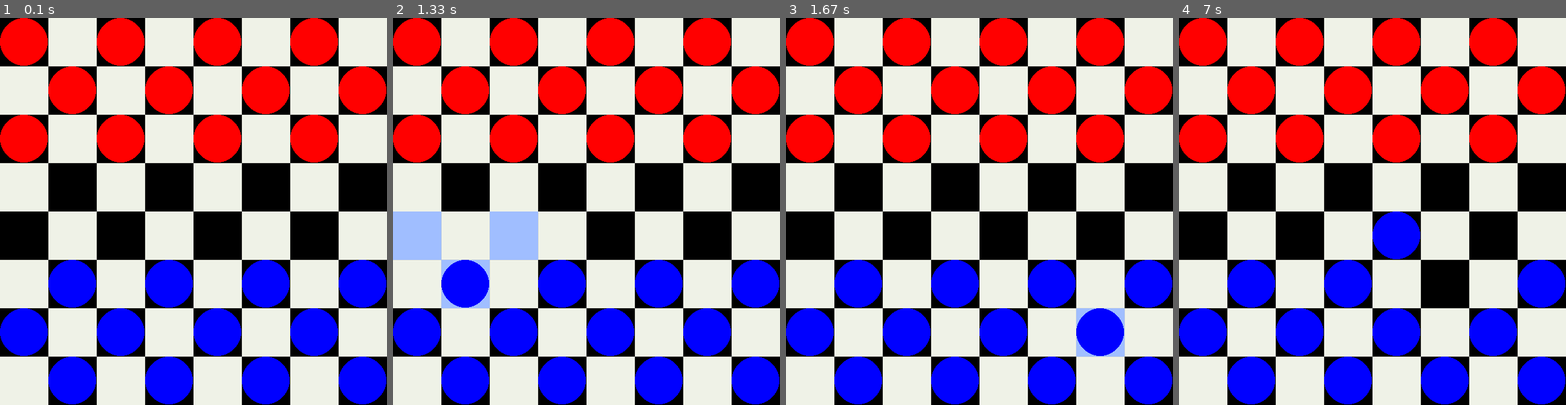
Above: before the commit, frames 1-4 (left to right).
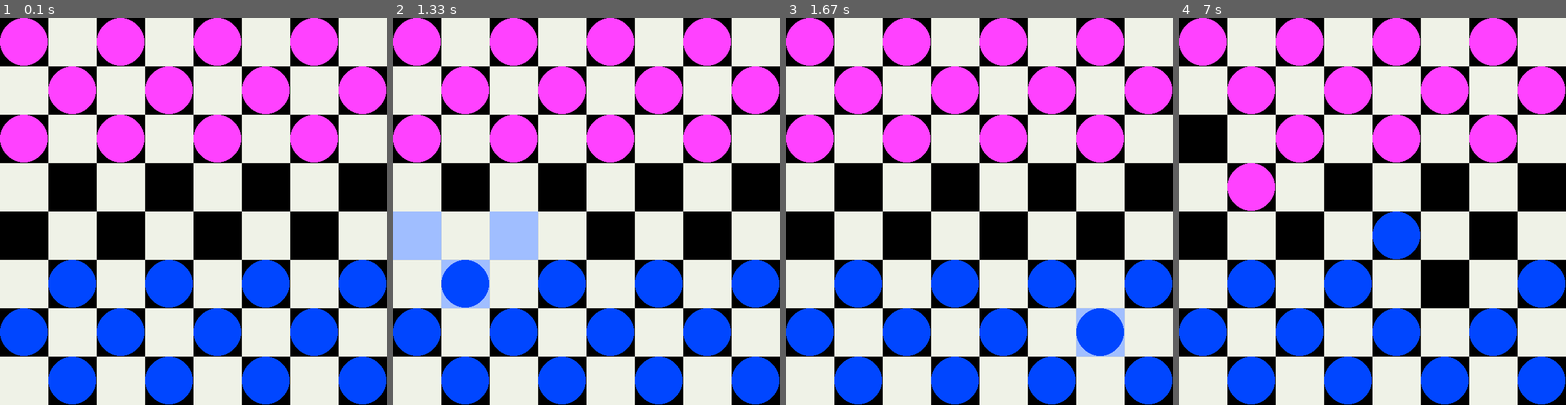
Above: after the commit, the same moments.

Repository: everestwitman/Pygame-Checkers
Game: pygame game, started from checkers.py
The game is run twice, just before and just after one commit, with the same random seed, the same clock (stepped at 60 frames per second) and the same inputs. The source before the commit is Python 2; it was converted automatically to run under Python 3.
Inputs (mouse positions are in pixels of both pictures, inside the frame that each line leads up to):
- Up to frame 1 (0.1 s): no input
- Up to frame 2 (1.33 s): click (586, 211) at 0.38 s; click (454, 304) at 1.28 s
- Up to frame 3 (1.67 s): click (1122, 343) at 1.62 s
- Up to frame 4 (7 s): click (1426, 261) at 2.72 s; click (1233, 304) at 3.05 s; click (1341, 288) at 3.38 s; click (1426, 269) at 6.52 s; click (1387, 246) at 6.85 s

The runs differ from the first frame. In frame 1, 28% of the frame differs, in the area x 0-100%, y 0-100%; in frame 2, 28%; in frame 3, 28%; in frame 4, 30%.

Commit message:
big update
AI functional, but bad eval func

Diff:
--- a/checkers.py
+++ b/checkers.py
@@ -1,51 +1,15 @@
-"""
-checkers.py
-
-A simple checkers engine written in Python with the pygame 1.9.1 libraries.
-
-Here are the rules I am using: http://boardgames.about.com/cs/checkersdraughts/ht/play_checkers.htm
-
-I adapted some code from checkers.py found at
-http://itgirl.dreamhosters.com/itgirlgames/games/Program%20Leaders/ClareR/Checkers/checkers.py starting on line 159 of my program.
-
-This is the final version of my checkers project for Programming Workshop at Marlboro College. The entire thing has been rafactored and made almost completely object oriented.
-
-Funcitonalities include:
-
-- Having the pieces and board drawn to the screen
-
-- The ability to move pieces by clicking on the piece you want to move, then clicking on the square you would
-  like to move to. You can change you mind about the piece you would like to move, just click on a new piece of yours.
-
-- Knowledge of what moves are legal. When moving pieces, you'll be limited to legal moves.
-
-- Capturing
-
-- DOUBLE capturing etc.
-
-- Legal move and captive piece highlighting
-
-- Turn changes
-
-- Automatic kinging and the ability for them to move backwords
-
-- Automatic check for and end game.
-
-- A silky smoooth 60 FPS!
-
-Everest Witman - May 2014 - Marlboro College - Programming Workshop
-"""
-
+import copy
 import pygame, sys
 from pygame.locals import *
+import numpy as np
 
 pygame.font.init()
 
 ##COLORS##
 #             R    G    B
 WHITE    = (255, 255, 255)
-BLUE     = (  0,   0, 255)
-RED      = (255,   0,   0)
+BLUE     = (  0,  70, 255)
+RED      = (255,  65, 255)
 BLACK    = (  0,   0,   0)
 GOLD     = (255, 215,   0)
 HIGH     = (160, 190, 255)
@@ -56,6 +20,112 @@
 SOUTHWEST = "southwest"
 SOUTHEAST = "southeast"
 
+"""
+
+Edits throughout the code:
+	Changed tuple syntax to work with python 3
+	Added must-capture rule
+	Added alpha-beta game play AI agent adapted from AIMA code https://github.com/aimacode
+
+Author: William Ament
+"""
+
+class Agent:
+	def __init__(self, game, state):
+		self.game = game
+		self.state = state
+
+	def alpha_beta_cutoff_search(self, state, game, d=4, cutoff_test=None, eval_fn=None):
+		"""Search game to determine best action; use alpha-beta pruning.
+    	This version cuts off search and uses an evaluation function."""
+
+		player = game.to_move()
+
+    	# Functions used by alpha_beta
+		def max_value(state, alpha, beta, depth):
+			if cutoff_test(depth):
+				return eval_fn(state)
+			v = -np.inf
+			for a in game.actions(state):
+				v = max(v, min_value(game.result(state, a), alpha, beta, depth + 1))
+				if v >= beta:
+					return v
+				alpha = max(alpha, v)
+			return v
+		def min_value(state, alpha, beta, depth):
+			if cutoff_test(depth):
+				return eval_fn(state)
+			v = np.inf
+			for a in game.actions(state):
+				v = min(v, max_value(game.result(state, a), alpha, beta, depth + 1))
+				if v <= alpha:
+					return v
+				beta = min(beta, v)
+				return v
+
+    	# Body of alpha_beta_cutoff_search starts here:
+    	# The default test cuts off at depth d or at a terminal state
+		cutoff_test = (cutoff_test or (lambda depth: depth > d or game.check_for_endgame()))
+		eval_fn = eval_fn or (lambda state: game.utility(state, player))
+		best_score = -np.inf
+		beta = np.inf
+		best_action = None
+		for a in game.actions(state):
+			v = min_value(game.result(state, a), best_score, beta, 1)
+			if v > best_score:
+				best_score = v
+				best_action = a
+			return best_action
+
+
+	def update_state(self, state):
+		self.state = state
+
+
+
+
+
+
+
+"""
+-----------------ORIGINAL COMMENTS ---------------
+checkers.py
+
+A simple checkers engine written in Python with the pygame 1.9.1 libraries.
+
+Here are the rules I am using: http://boardgames.about.com/cs/checkersdraughts/ht/play_checkers.htm
+
+I adapted some code from checkers.py found at
+http://itgirl.dreamhosters.com/itgirlgames/games/Program%20Leaders/ClareR/Checkers/checkers.py starting on line 159 of my program.
+
+This is the final version of my checkers project for Programming Workshop at Marlboro College. The entire thing has been rafactored and made almost completely object oriented.
+
+Funcitonalities include:
+
+- Having the pieces and board drawn to the screen
+
+- The ability to move pieces by clicking on the piece you want to move, then clicking on the square you would
+  like to move to. You can change you mind about the piece you would like to move, just click on a new piece of yours.
+
+- Knowledge of what moves are legal. When moving pieces, you'll be limited to legal moves.
+
+- Capturing
+
+- DOUBLE capturing etc.
+
+- Legal move and captive piece highlighting
+
+- Turn changes
+
+- Automatic kinging and the ability for them to move backwords
+
+- Automatic check for and end game.
+
+- A silky smoooth 60 FPS!
+
+Everest Witman - May 2014 - Marlboro College - Programming Workshop
+"""
+
 class Game:
 	"""
 	The main game control.
@@ -67,8 +137,11 @@
 
 		self.turn = BLUE
 		self.selected_piece = None # a board location.
+		self.peices = self.board.legal_pieces(self.turn) # a list of possible peices to move, used to enforce jumping rules
 		self.hop = False
 		self.selected_legal_moves = []
+
+		self.agent = Agent(self, self.board)
 
 	def setup(self):
 		"""Draws the window and board at the beginning of the game"""
@@ -79,9 +152,28 @@
 		The event loop. This is where events are triggered
 		(like a mouse click) and then effect the game state.
 		"""
+
+		#user plays with this code
 		self.mouse_pos = self.graphics.board_coords(pygame.mouse.get_pos()) # what square is the mouse in?
-		if self.selected_piece != None:
+
+		#only allow legal moves, restricted by "must-jump" rule
+		if self.selected_piece != None and self.selected_piece in self.peices:
 			self.selected_legal_moves = self.board.legal_moves(self.selected_piece, self.hop)
+
+		if self.turn == RED:
+			self.agent.update_state(self.board)
+			move = self.agent.alpha_beta_cutoff_search(self.board, self, 4, None, self.eval2)
+			self.board.move_piece(move[0], move[1])
+
+			if move[1] not in self.board.adjacent(move[0]):
+				self.hop = True
+				self.board.remove_piece((int(move[0][0] + (move[1][0] - move[0][0]) / 2), int(move[0][1] + (move[1][1] - move[0][1]) / 2)))
+				if self.board.legal_moves(move[1], self.hop) == []:
+					self.end_turn()
+					return
+			if not self.hop:
+				self.end_turn()
+				return
 
 		for event in pygame.event.get():
 
@@ -89,33 +181,36 @@
 				self.terminate_game()
 
 			if event.type == MOUSEBUTTONDOWN:
+
+				#jumping
 				if self.hop == False:
+					#ensure the selected piece is in the set of legal peices
 					if self.board.location(self.mouse_pos).occupant != None and self.board.location(self.mouse_pos).occupant.color == self.turn:
 						self.selected_piece = self.mouse_pos
 
-					elif self.selected_piece != None and self.mouse_pos in self.board.legal_moves(self.selected_piece):
+					elif self.selected_piece != None and self.mouse_pos in self.board.legal_moves(self.selected_piece) and self.selected_piece in self.peices:
 
 						self.board.move_piece(self.selected_piece, self.mouse_pos)
 
 						if self.mouse_pos not in self.board.adjacent(self.selected_piece):
-							self.board.remove_piece((self.selected_piece[0] + (self.mouse_pos[0] - self.selected_piece[0]) / 2, self.selected_piece[1] + (self.mouse_pos[1] - self.selected_piece[1]) / 2))
+							self.board.remove_piece((int(self.selected_piece[0] + (self.mouse_pos[0] - self.selected_piece[0]) / 2), int(self.selected_piece[1] + (self.mouse_pos[1] - self.selected_piece[1]) / 2)))
 
 							self.hop = True
+							self.peices = self.board.legal_pieces(self.turn)
 							self.selected_piece = self.mouse_pos
 
 						else:
 							self.end_turn()
 
+				#double jumping
 				if self.hop == True:
+
 					if self.selected_piece != None and self.mouse_pos in self.board.legal_moves(self.selected_piece, self.hop):
 						self.board.move_piece(self.selected_piece, self.mouse_pos)
-						self.board.remove_piece((self.selected_piece[0] + (self.mouse_pos[0] - self.selected_piece[0]) / 2, self.selected_piece[1] + (self.mouse_pos[1] - self.selected_piece[1]) / 2))
-
-					if self.board.legal_moves(self.mouse_pos, self.hop) == []:
+						self.board.remove_piece((int(self.selected_piece[0] + (self.mouse_pos[0] - self.selected_piece[0]) / 2), int(self.selected_piece[1] + (self.mouse_pos[1] - self.selected_piece[1]) / 2)))
+
+					if self.board.legal_moves(self.selected_piece, self.hop) == []:
 							self.end_turn()
-
-					else:
-						self.selected_piece = self.mouse_pos
 
 
 	def update(self):
@@ -138,12 +233,16 @@
 	def end_turn(self):
 		"""
 		End the turn. Switches the current player.
-		end_turn() also checks for and game and resets a lot of class attributes.
+		end_turn() also checks for end game and resets a lot of class attributes.
 		"""
 		if self.turn == BLUE:
 			self.turn = RED
+			print("Blue turn ended")
+			self.peices = self.board.legal_pieces(self.turn)
 		else:
 			self.turn = BLUE
+			print("Pink turn ended")
+			self.peices = self.board.legal_pieces(self.turn)
 
 		self.selected_piece = None
 		self.selected_legal_moves = []
@@ -159,14 +258,133 @@
 		"""
 		Checks to see if a player has run out of moves or pieces. If so, then return True. Else return False.
 		"""
-		for x in xrange(8):
-			for y in xrange(8):
+		for x in range(8):
+			for y in range(8):
 				if self.board.location((x,y)).color == BLACK and self.board.location((x,y)).occupant != None and self.board.location((x,y)).occupant.color == self.turn:
 					if self.board.legal_moves((x,y)) != []:
 						return False
 
 		return True
 
+	#added by William Ament
+	#returns current turn
+	def to_move(self):
+		return self.turn
+
+	def actions(self, state):
+		legal_pieces = state.legal_pieces(self.turn)
+		all_legal_moves = []
+		for piece in legal_pieces:
+			legal_moves = state.legal_moves(piece)
+			for move in legal_moves:
+				all_legal_moves.append((piece, move))
+		return all_legal_moves
+
+	def result(self, state, move):
+		if move not in self.actions(state):
+			return state
+
+		board = copy.deepcopy(state)
+		#adapted from event_loop
+
+		board.move_piece(move[0], move[1])
+		if move[1] not in board.adjacent(move[0]):
+			board.remove_piece((int(move[0][0] + (move[1][0] - move[0][0]) / 2), int(move[0][1] + (move[1][1] - move[0][1]) / 2)))
+		return board
+
+	def eval(self, state):
+		#agent is red
+		#count of checkers
+		numBlue = 0
+		numRed = 0
+		numWT = 1.0
+		#count of kings
+		numBlueKings = 0
+		numRedKings = 0
+		kingWT = 1.0
+		#sum of distance from opposite side
+		blueDist = 0
+		redDist = 0
+		distWT = 1.0
+
+		for x in range(8):
+			for y in range(8):
+				space = state.location((x,y)).occupant
+				if space != None and space.color == BLUE:
+					if space.king:
+						numBlueKings +=1
+					numBlue +=1
+					blueDist += y
+				elif space != None and space.color == RED:
+					if space.king:
+						numRedKings +=1
+					numRed +=1
+					redDist += (7-y)
+
+		return numWT*(numRed - numBlue) + kingWT*(numRedKings - numBlueKings) + distWT*(redDist - blueDist)
+
+	def eval2(self, state):
+		#agent is red
+		#count of checkers
+		numBlue = 0
+		numRed = 0
+		numWT = 1.0
+		#count of kings
+		numBlueKings = 0
+		numRedKings = 0
+		kingWT = 1.0
+		#sum of distance from opposite side
+		blueDist = 0
+		redDist = 0
+		distWT = 1.0
+		#count of pieces on the back row
+		blueBack = 0
+		redBack = 0
+		backWT = 1.0
+		#count of pieces that are protected from being jumped
+		blueProtec = 0
+		redProtec = 0
+		protecWT = 1.0
+
+
+		for x in range(8):
+			for y in range(8):
+				space = state.location((x,y)).occupant
+				if space != None and space.color == BLUE:
+					if space.king:
+						numBlueKings +=1
+					numBlue +=1
+					blueDist += y
+					if y == 7:
+						blueBack +=1
+						blueProtec +=1
+					if y < 7:
+						if x == 0 or x == 7:
+							blueProtec +=1
+						else:
+							if (x-1) >= 0 and (x+1) < 8 and (y+1) < 8:
+								if (state.location((x-1,y+1)).occupant != None and (state.location((x-1,y+1)).occupant.color == BLUE or state.location((x-1,y+1)).occupant.king)) and (state.location((x+1,y+1)).occupant != None and (state.location((x+1,y+1)).occupant.color == BLUE or state.location((x+1, y+1)).occupant.king)):
+									blueProtec +=1
+
+				elif space != None and space.color == RED:
+					if space.king:
+						numRedKings +=1
+					numRed +=1
+					redDist += (7-y)
+					if y == 0:
+						redBack +=1
+						redProtec +=1
+					if y > 0:
+						if x == 0 or x == 7:
+							redProtec +=1
+						else:
+							if (x-1) >= 0 and (x+1) < 8 and (y+1) < 8:
+								if (state.location((x-1,y+1)).occupant != None and (state.location((x-1,y+1)).occupant.color == RED or state.location((x-1,y+1)).occupant.king)) and (state.location((x+1,y+1)).occupant != None and (state.location((x+1,y+1)).occupant.color == RED or state.location((x+1, y+1)).occupant.king)):
+									redProtec +=1
+
+		return numWT*(numRed - numBlue) + kingWT*(numRedKings - numBlueKings) + distWT*(redDist - blueDist) + backWT*(redBack - blueBack) + protecWT*(redProtec - blueProtec)
+
+
 class Graphics:
 	def __init__(self):
 		self.caption = "Checkers"
@@ -209,21 +427,21 @@
 		"""
 		Takes a board object and draws all of its squares to the display
 		"""
-		for x in xrange(8):
-			for y in xrange(8):
+		for x in range(8):
+			for y in range(8):
 				pygame.draw.rect(self.screen, board[x][y].color, (x * self.square_size, y * self.square_size, self.square_size, self.square_size), )
 
 	def draw_board_pieces(self, board):
 		"""
 		Takes a board object and draws all of its pieces to the display
 		"""
-		for x in xrange(8):
-			for y in xrange(8):
+		for x in range(8):
+			for y in range(8):
 				if board.matrix[x][y].occupant != None:
 					pygame.draw.circle(self.screen, board.matrix[x][y].occupant.color, self.pixel_coords((x,y)), self.piece_size)
 
 					if board.location((x,y)).occupant.king == True:
-						pygame.draw.circle(self.screen, GOLD, self.pixel_coords((x,y)), int (self.piece_size / 1.7), self.piece_size / 4)
+						pygame.draw.circle(self.screen, GOLD, self.pixel_coords((int(x),int(y))), int(self.piece_size / 1.7), int(self.piece_size / 4))
 
 
 	def pixel_coords(self, board_coords):
@@ -231,13 +449,13 @@
 		Takes in a tuple of board coordinates (x,y)
 		and returns the pixel coordinates of the center of the square at that location.
 		"""
-		return (board_coords[0] * self.square_size + self.piece_size, board_coords[1] * self.square_size + self.piece_size)
-
-	def board_coords(self, (pixel_x, pixel_y)):
+		return (int(board_coords[0] * self.square_size + self.piece_size), int(board_coords[1] * self.square_size + self.piece_size))
+
+	def board_coords(self, pixel):
 		"""
 		Does the reverse of pixel_coords(). Takes in a tuple of of pixel coordinates and returns what square they are in.
 		"""
-		return (pixel_x / self.square_size, pixel_y / self.square_size)
+		return (int(pixel[0] / self.square_size), int(pixel[1] / self.square_size))
 
 	def highlight_squares(self, squares, origin):
 		"""
@@ -271,12 +489,12 @@
 
 		# initialize squares and place them in matrix
 
-		matrix = [[None] * 8 for i in xrange(8)]
+		matrix = [[None] * 8 for i in range(8)]
 
 		# The following code block has been adapted from
 		# http://itgirl.dreamhosters.com/itgirlgames/games/Program%20Leaders/ClareR/Checkers/checkers.py
-		for x in xrange(8):
-			for y in xrange(8):
+		for x in range(8):
+			for y in range(8):
 				if (x % 2 != 0) and (y % 2 == 0):
 					matrix[y][x] = Square(WHITE)
 				elif (x % 2 != 0) and (y % 2 != 0):
@@ -288,11 +506,11 @@
 
 		# initialize the pieces and put them in the appropriate squares
 
-		for x in xrange(8):
-			for y in xrange(3):
+		for x in range(8):
+			for y in range(3):
 				if matrix[x][y].color == BLACK:
 					matrix[x][y].occupant = Piece(RED)
-			for y in xrange(5, 8):
+			for y in range(5, 8):
 				if matrix[x][y].color == BLACK:
 					matrix[x][y].occupant = Piece(BLUE)
 
@@ -305,8 +523,8 @@
 
 		board_string = [[None] * 8] * 8
 
-		for x in xrange(8):
-			for y in xrange(8):
+		for x in range(8):
+			for y in range(8):
 				if board[x][y].color == WHITE:
 					board_string[x][y] = "WHITE"
 				else:
@@ -315,7 +533,7 @@
 
 		return board_string
 
-	def rel(self, dir, (x,y)):
+	def rel(self, dir, loc):
 		"""
 		Returns the coordinates one square in a different direction to (x,y).
 
@@ -336,61 +554,64 @@
 		(1,6)
 		"""
 		if dir == NORTHWEST:
-			return (x - 1, y - 1)
+			return (loc[0] - 1, loc[1] - 1)
 		elif dir == NORTHEAST:
-			return (x + 1, y - 1)
+			return (loc[0] + 1, loc[1] - 1)
 		elif dir == SOUTHWEST:
-			return (x - 1, y + 1)
+			return (loc[0] - 1, loc[1] + 1)
 		elif dir == SOUTHEAST:
-			return (x + 1, y + 1)
+			return (loc[0] + 1, loc[1] + 1)
 		else:
 			return 0
 
-	def adjacent(self, (x,y)):
-		"""
-		Returns a list of squares locations that are adjacent (on a diagonal) to (x,y).
-		"""
-
-		return [self.rel(NORTHWEST, (x,y)), self.rel(NORTHEAST, (x,y)),self.rel(SOUTHWEST, (x,y)),self.rel(SOUTHEAST, (x,y))]
-
-	def location(self, (x,y)):
-		"""
-		Takes a set of coordinates as arguments and returns self.matrix[x][y]
+	def adjacent(self, loc):
+		"""
+		Returns a list of squares locations that are adjacent (on a diagonal) to loc.
+		"""
+
+		return [self.rel(NORTHWEST, loc), self.rel(NORTHEAST, loc), self.rel(SOUTHWEST, loc), self.rel(SOUTHEAST, loc)]
+
+	#edit
+	def location(self, loc):
+		"""
+		Takes a set of coordinates as arguments and returns self.matrix[loc[0]][loc[1]]
 		This can be faster than writing something like self.matrix[coords[0]][coords[1]]
 		"""
-
-		return self.matrix[x][y]
-
-	def blind_legal_moves(self, (x,y)):
-		"""
-		Returns a list of blind legal move locations from a set of coordinates (x,y) on the board.
+		return self.matrix[loc[0]][loc[1]]
+
+	#edit
+	def blind_legal_moves(self, loc):
+		"""
+		Returns a list of blind legal move locations from a set of coordinates loc on the board.
 		If that location is empty, then blind_legal_moves() return an empty list.
 		"""
 
-		if self.matrix[x][y].occupant != None:
-
-			if self.matrix[x][y].occupant.king == False and self.matrix[x][y].occupant.color == BLUE:
-				blind_legal_moves = [self.rel(NORTHWEST, (x,y)), self.rel(NORTHEAST, (x,y))]
-
-			elif self.matrix[x][y].occupant.king == False and self.matrix[x][y].occupant.color == RED:
-				blind_legal_moves = [self.rel(SOUTHWEST, (x,y)), self.rel(SOUTHEAST, (x,y))]
+		if self.matrix[loc[0]][loc[1]].occupant != None:
+
+			if self.matrix[loc[0]][loc[1]].occupant.king == False and self.matrix[loc[0]][loc[1]].occupant.color == BLUE:
+				blind_legal_moves = [self.rel(NORTHWEST, loc), self.rel(NORTHEAST, loc)]
+
+			elif self.matrix[loc[0]][loc[1]].occupant.king == False and self.matrix[loc[0]][loc[1]].occupant.color == RED:
+				blind_legal_moves = [self.rel(SOUTHWEST, loc), self.rel(SOUTHEAST, loc)]
 
 			else:
-				blind_legal_moves = [self.rel(NORTHWEST, (x,y)), self.rel(NORTHEAST, (x,y)), self.rel(SOUTHWEST, (x,y)), self.rel(SOUTHEAST, (x,y))]
+				blind_legal_moves = [self.rel(NORTHWEST, loc), self.rel(NORTHEAST, loc), self.rel(SOUTHWEST, loc), self.rel(SOUTHEAST, loc)]
 
 		else:
 			blind_legal_moves = []
 
 		return blind_legal_moves
 
-	def legal_moves(self, (x,y), hop = False):
-		"""
-		Returns a list of legal move locations from a given set of coordinates (x,y) on the board.
+	#edit
+	def legal_moves(self, loc, hop = False):
+		"""
+		Returns a list of legal move locations from a given set of coordinates loc on the board.
 		If that location is empty, then legal_moves() returns an empty list.
 		"""
 
-		blind_legal_moves = self.blind_legal_moves((x,y))
+		blind_legal_moves = self.blind_legal_moves(loc)
 		legal_moves = []
+		legal_moves_hop = []
 
 		if hop == False:
 			for move in blind_legal_moves:
@@ -399,32 +620,65 @@
 						if self.location(move).occupant == None:
 							legal_moves.append(move)
 
-						elif self.location(move).occupant.color != self.location((x,y)).occupant.color and self.on_board((move[0] + (move[0] - x), move[1] + (move[1] - y))) and self.location((move[0] + (move[0] - x), move[1] + (move[1] - y))).occupant == None: # is this location filled by an enemy piece?
-							legal_moves.append((move[0] + (move[0] - x), move[1] + (move[1] - y)))
+						elif self.location(move).occupant.color != self.location(loc).occupant.color and self.on_board(tuple(map(lambda i, j: i + (i - j), move, loc))) and self.location(tuple(map(lambda i, j: i + (i - j), move, loc))).occupant == None: # is this location filled by an enemy piece?
+
+							legal_moves_hop.append(tuple(map(lambda i, j: i + (i - j), move, loc)))
 
 		else: # hop == True
 			for move in blind_legal_moves:
-				if self.on_board(move) and self.location(move).occupant != None:
-					if self.location(move).occupant.color != self.location((x,y)).occupant.color and self.on_board((move[0] + (move[0] - x), move[1] + (move[1] - y))) and self.location((move[0] + (move[0] - x), move[1] + (move[1] - y))).occupant == None: # is this location filled by an enemy piece?
-						legal_moves.append((move[0] + (move[0] - x), move[1] + (move[1] - y)))
-
-		return legal_moves
-
-	def remove_piece(self, (x,y)):
-		"""
-		Removes a piece from the board at position (x,y).
-		"""
-		self.matrix[x][y].occupant = None
-
-	def move_piece(self, (start_x, start_y), (end_x, end_y)):
+				if self.on_board(move) and self.location(move).occupant != None:	#edit tuple(map(lambda i, j: i + (i - j), move, loc)) replaces (move[0] + (move[0] - x), move[1] + (move[1] - y))
+					if self.location(move).occupant.color != self.location(loc).occupant.color and self.on_board(tuple(map(lambda i, j: i + (i - j), move, loc))) and self.location(tuple(map(lambda i, j: i + (i - j), move, loc))).occupant == None: # is this location filled by an enemy piece?
+						legal_moves_hop.append(tuple(map(lambda i, j: i + (i - j), move, loc)))
+
+
+
+		if legal_moves_hop:
+			return legal_moves_hop
+		else:
+			return legal_moves
+
+	#added by William Ament
+	#scan through all peices, call legal_moves. If any are hop moves, those peices MUST be played
+	#called in the end_turn(), for the side that will play next
+
+	def legal_pieces(self, turn):
+		legal_pieces = [] #every piece that can move
+		legal_pieces_hop = [] #every piece that can hop
+
+		for x in range(8):
+			for y in range(8):
+				if self.location((x,y)).occupant != None and self.location((x,y)).occupant.color == turn:
+					blind_legal_moves = self.blind_legal_moves((x,y))
+					legal_pieces.append((x,y))
+					for move in blind_legal_moves:
+						if self.on_board(move) and self.location(move).occupant != None:	#edit tuple(map(lambda i, j: i + (i - j), move, loc)) replaces (move[0] + (move[0] - x), move[1] + (move[1] - y))
+							if self.location(move).occupant.color != self.location((x,y)).occupant.color and self.on_board(tuple(map(lambda i, j: i + (i - j), move, (x,y)))) and self.location(tuple(map(lambda i, j: i + (i - j), move, (x,y)))).occupant == None: # is this location filled by an enemy piece?
+								legal_pieces_hop.append((x,y))
+
+		if legal_pieces_hop:
+			return legal_pieces_hop
+		else:
+			return legal_pieces
+
+
+
+	#edit
+	def remove_piece(self, loc):
+		"""
+		Removes a piece from the board at position loc.
+		"""
+		self.matrix[loc[0]][loc[1]].occupant = None
+
+	#edit
+	def move_piece(self, start, end):
 		"""
 		Move a piece from (start_x, start_y) to (end_x, end_y).
 		"""
 
-		self.matrix[end_x][end_y].occupant = self.matrix[start_x][start_y].occupant
-		self.remove_piece((start_x, start_y))
-
-		self.king((end_x, end_y))
+		self.matrix[end[0]][end[1]].occupant = self.matrix[start[0]][start[1]].occupant
+		self.remove_piece((start[0], start[1]))
+
+		self.king((end[0], end[1]))
 
 	def is_end_square(self, coords):
 		"""
@@ -450,9 +704,10 @@
 		else:
 			return False
 
-	def on_board(self, (x,y)):
-		"""
-		Checks to see if the given square (x,y) lies on the board.
+	#edit
+	def on_board(self, loc):
+		"""
+		Checks to see if the given square loc lies on the board.
 		If it does, then on_board() return True. Otherwise it returns false.
 
 		===DOCTESTS===
@@ -468,20 +723,20 @@
 		False
 		"""
 
-		if x < 0 or y < 0 or x > 7 or y > 7:
+		if loc[0] < 0 or loc[1] < 0 or loc[0] > 7 or loc[1] > 7:
 			return False
 		else:
 			return True
 
-
-	def king(self, (x,y)):
+	#edit
+	def king(self, loc):
 		"""
 		Takes in (x,y), the coordinates of square to be considered for kinging.
 		If it meets the criteria, then king() kings the piece in that square and kings it.
 		"""
-		if self.location((x,y)).occupant != None:
-			if (self.location((x,y)).occupant.color == BLUE and y == 0) or (self.location((x,y)).occupant.color == RED and y == 7):
-				self.location((x,y)).occupant.king = True
+		if self.location(loc).occupant != None:
+			if (self.location(loc).occupant.color == BLUE and loc[1] == 0) or (self.location(loc).occupant.color == RED and loc[1] == 7):
+				self.location(loc).occupant.king = True
 
 class Piece:
 	def __init__(self, color, king = False):
@@ -491,7 +746,7 @@
 class Square:
 	def __init__(self, color, occupant = None):
 		self.color = color # color is either BLACK or WHITE
-		self.occupant = occupant # occupant is a Square object
+		self.occupant = occupant # occupant is a Piece object
 
 def main():
 	game = Game()
